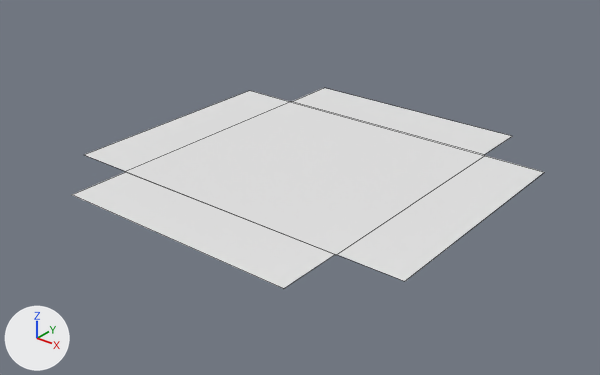
Two versions of the FBX model Source/Roads/Export/CrossRoads.FBX, one commit apart.
Before and after are seen from a 50 mm camera at (12.14, -15.54, 8.85) aimed at (0.03, -0.4, -0.54). The axes (+X, +Y, +Z) are drawn at lower left. The lights are the same throughout. Mesh edges are drawn as thin lines. Where no turn or scale is listed for an object, it has been applied to the vertices.

Names of what the first picture shows: 'CrossRoads'.
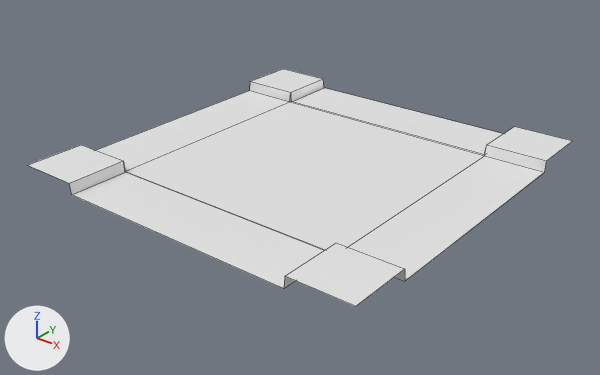
Commit message: Debug Roads
hopefully fixed the roads not having sidewalks / having offset

Where the newer file only moved an object's origin or applied its transform, the numbers keep the older frame.

Changed parts and their boxes [x1, y1, x2, y2] in the pictures (600 x 375 px):
'CRSideWalk', added: after [28, 69, 572, 306]

Patch to the scene script:
```diff
--- a/Source/Roads/Export/CrossRoads.FBX.py
+++ b/Source/Roads/Export/CrossRoads.FBX.py
@@ me_mesh_1 @@
+me_mesh_1.from_pydata(...)  # 33 vertices, 16 faces; spans x -5.0..5.0, y -5.0..5.0, z 0.0..0.3
@@ ob_crsidewalk @@
+ob_crsidewalk = bpy.data.objects.new('CRSideWalk', me_mesh_1)
+ob_crsidewalk.location = (0.0, 0.0, 0.0)
```
